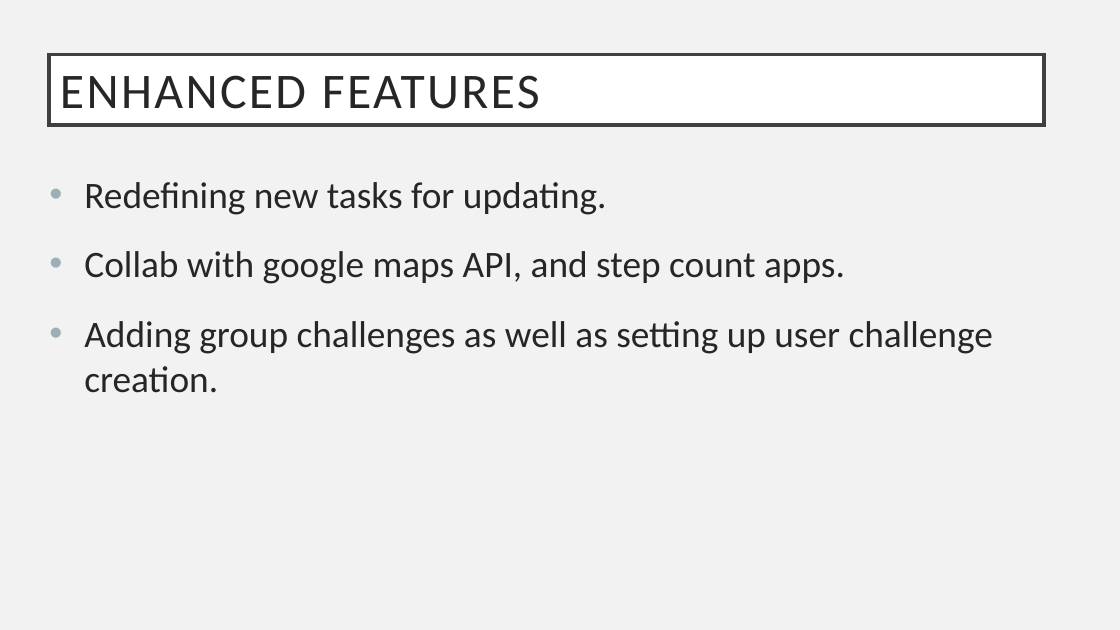
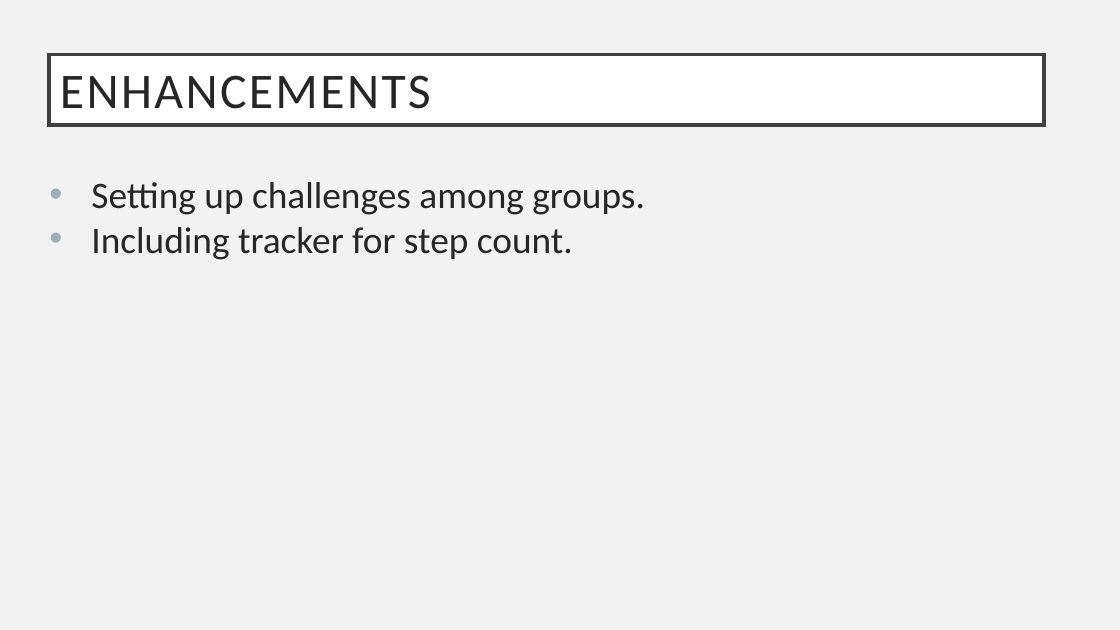
Before and after one commit to annie0sc/gdp_group4, a slide deck: slide 12 of GDP.pptx. Drawn at 1120x630 pixels with LibreOffice and Linux fonts; fonts in the diff are those of the drawing. Boxes give left, top, right and bottom in pixels: in the first picture for what was removed or moved away, otherwise in the second. Text is boxed around its words. In the diff, an @@ line names an element or a change of style, - is before the commit and + after.

Commit message:
Updating presentation slides

```diff
--- a/GDP.pptx
+++ b/GDP.pptx
@@ title at bbox=[60, 75, 431, 109]: text changed @@
-ENHANCED FEATURES
+ENHANCEMENTS
@@ text at bbox=[91, 182, 645, 260]: text changed @@
-• Redefining new tasks for updating.
-• Collab with google maps API, and step count apps.
-• Adding group challenges as well as setting up user challenge creation.
+• Setting up challenges among groups.
+• Including tracker for step count.
```
Also in this commit, not shown: 2 other slides changed.
